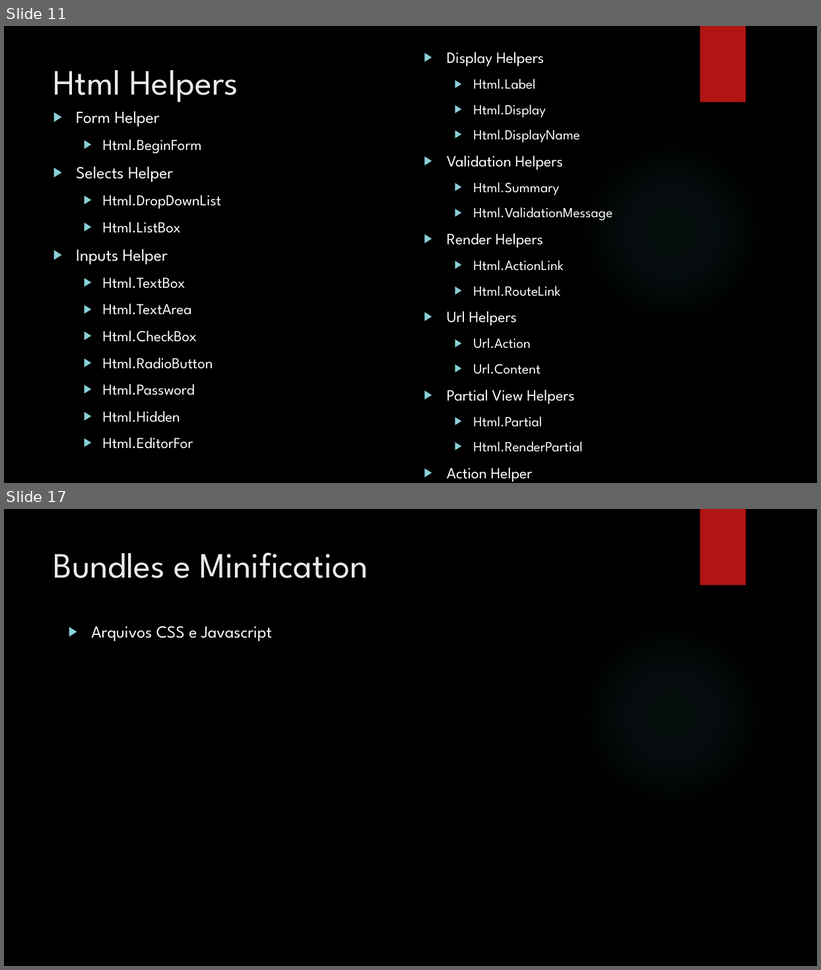
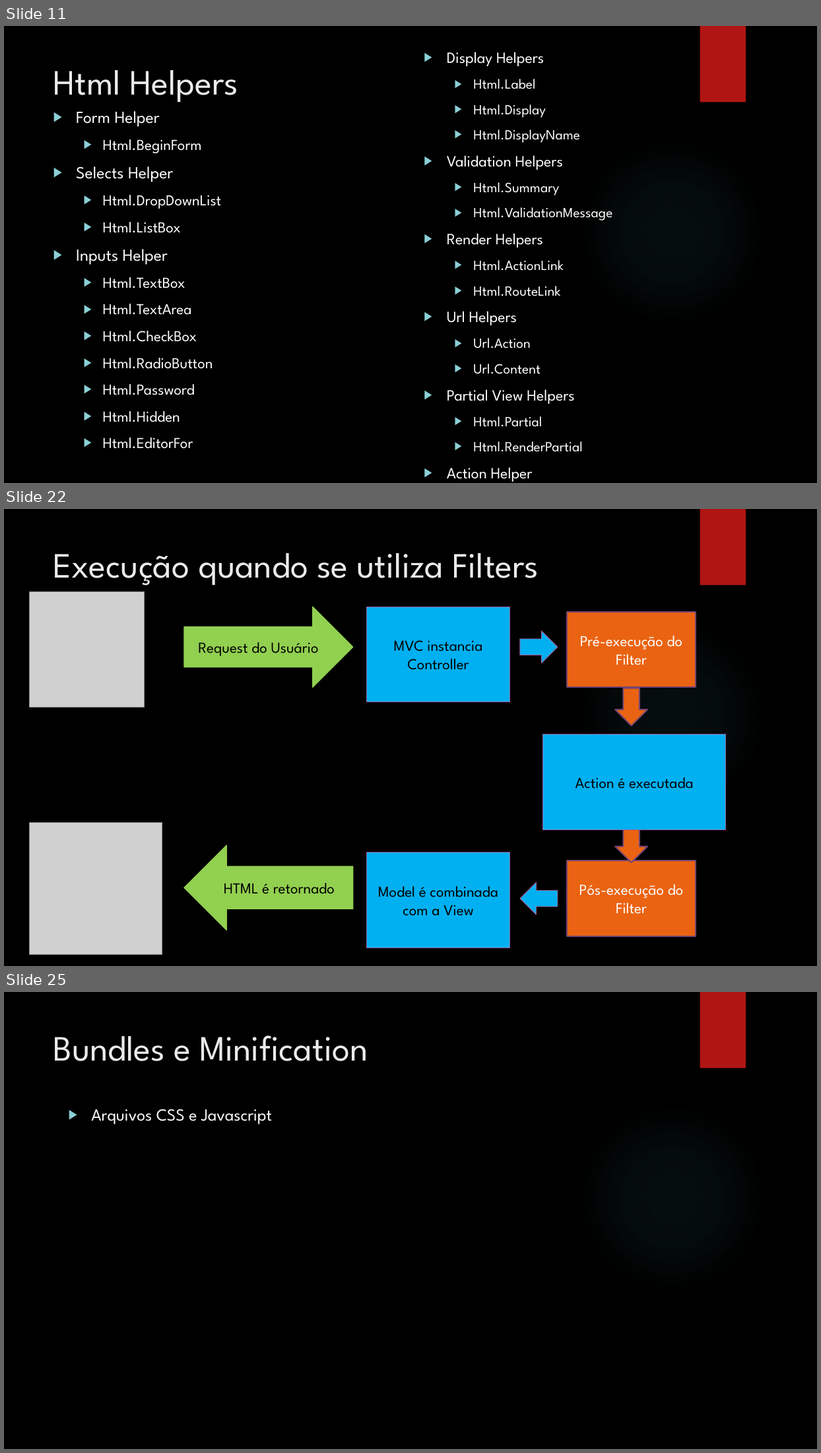
Before and after one commit to leolana/AspnetMvcLab, a slide deck: Presentation/AspNetMvc.pptx. Shown one above the other, each under a label of ours: slides 11 and 17 before the commit, slides 11, 22 and 25 after it; the slides between them are not shown. The pictures are 821x970 and 821x1453 pixels, drawn with LibreOffice and Linux fonts; fonts in the diff are those of the drawing; grey boxes stand for pictures; background and template pictures are left out. Boxes give left, top, right and bottom in pixels: in the first picture for what was removed or moved away, otherwise in the second. Text is boxed around its words. In the diff, an @@ line names an element or a change of style, - is before the commit and + after.

```diff
--- a/Presentation/AspNetMvc.pptx
+++ b/Presentation/AspNetMvc.pptx
@@ slide 22 added at (4, 509, 817, 966), background picture (left out); not listed: 2 template elements that a slide beside it also shows @@
@@ title added at (54, 553, 539, 586), 42 pt, text #EBEBEB @@
+Execução quando se utiliza Filters
@@ picture added at (30, 592, 145, 707) @@
@@ right arrow added at (184, 607, 353, 688), fill #92D050, outline #92D050 0.75 pt, 18 pt, text #000000 @@
+Request do Usuário
@@ rectangle added at (367, 607, 510, 702), fill #00B0F0, outline #9E5E9B 0.75 pt, 18 pt, text #000000 @@
+MVC instancia Controller
@@ rectangle added at (567, 611, 696, 687), fill #EA6312, outline #754673 1.5 pt, 18 pt, text #FFFFFF @@
+Pré-execução do Filter
@@ right arrow added at (520, 631, 558, 663), fill #00B0F0, outline #9E5E9B 0.75 pt @@
@@ right arrow added at (616, 688, 648, 726), fill #EA6312, outline #754673 1.5 pt @@
@@ rectangle added at (543, 735, 726, 830), fill #00B0F0, outline #9E5E9B 0.75 pt, 18 pt, text #000000 @@
+Action é executada
@@ picture added at (30, 823, 162, 955) @@
@@ right arrow added at (616, 825, 648, 863), fill #EA6312, outline #754673 1.5 pt @@
@@ left arrow added at (184, 846, 353, 931), fill #92D050, outline #92D050 0.75 pt, 18 pt, text #000000 @@
+HTML é retornado
@@ rectangle added at (367, 853, 510, 949), fill #00B0F0, outline #9E5E9B 0.75 pt, 18 pt, text #000000 @@
+Model é combinada com a View
@@ rectangle added at (567, 861, 696, 937), fill #EA6312, outline #754673 1.5 pt, 18 pt, text #FFFFFF @@
+Pós-execução do Filter
@@ right arrow added at (520, 883, 558, 916), fill #00B0F0, outline #9E5E9B 0.75 pt @@
@@ what was slide 17 is now slide 25 @@
```
Also in this commit, not shown: 6 slides changed, 12 other slides added, 3 slides removed.
